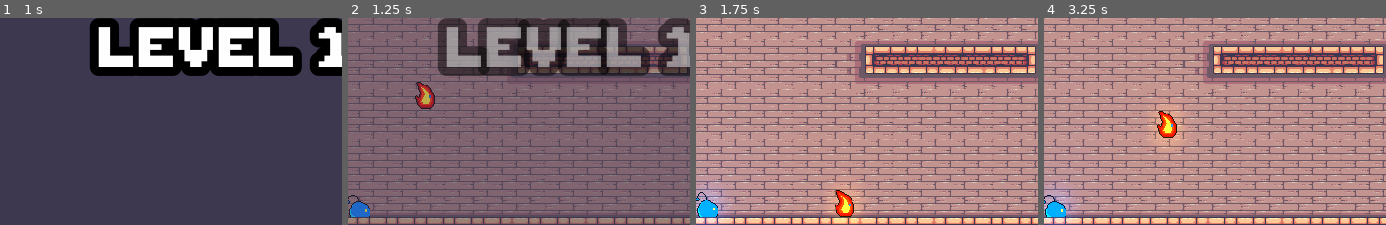
Above: before the commit, frames 1-4 (left to right).
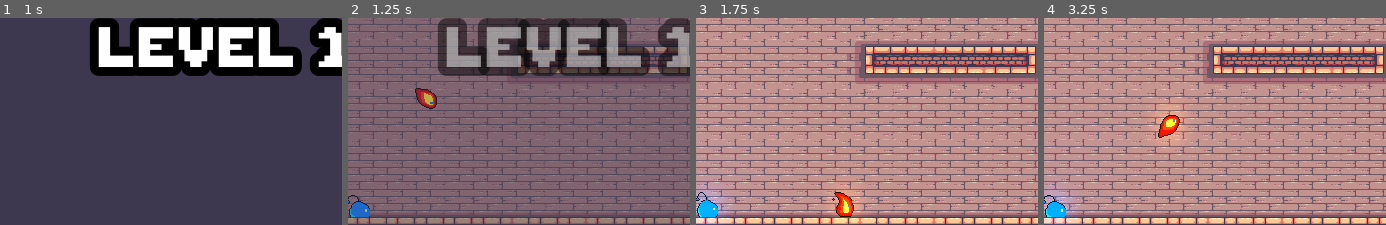
Above: after the commit, the same moments.

Repository: gfmota/brackeys_gamejam2021.1
Game: Godot game, scene res://assets/scenes/Level1.tscn
Two runs of this game, one before a commit and one after it. Both use one fixed random seed, a clock stepped at 60 frames per second and the inputs below. The project has no main scene, so this scene is started directly.
Inputs:
- Up to frame 1 (1 s): hold Right (fire_right) from 0.53 s (still down); tap Up (fire_up) at 0.77 s
- Up to frame 2 (1.25 s): keep holding Right (fire_right)
- Up to frame 3 (1.75 s): keep holding Right (fire_right); tap Up (fire_up) at 1.52 s
- Up to frame 4 (3.25 s): release Right (fire_right) at 2.03 s; hold Left (fire_left) 2.03-2.78 s; hold Right (fire_right) from 2.78 s (still down); tap Up (fire_up) at 3.02 s
The pictures show only the part of the screen within x 17-67%, y 41-91%; the shares and areas given below are measured in that part.

Frame 1 is identical in both runs. In frame 2, 0.5% of the frame differs, in the area x 19-27%, y 30-44%; in frame 3, 0.2%; in frame 4, 0.5%.

Commit message:
Add jumping animation
Signed-off-by: Gabriel Mota <gabrielfmota134@gmail.com>

Diff:
--- a/assets/scenes/HeroFire.tscn
+++ b/assets/scenes/HeroFire.tscn
@@ -1,7 +1,8 @@
-[gd_scene load_steps=12 format=2]
+[gd_scene load_steps=27 format=2]
 
 [ext_resource path="res://assets/sprites/fire_default.png" type="Texture" id=1]
 [ext_resource path="res://assets/scripts/HeroFire.gd" type="Script" id=2]
+[ext_resource path="res://assets/sprites/fire_jump.png" type="Texture" id=3]
 
 [sub_resource type="AtlasTexture" id=1]
 atlas = ExtResource( 1 )
@@ -27,19 +28,85 @@
 atlas = ExtResource( 1 )
 region = Rect2( 160, 0, 32, 32 )
 
-[sub_resource type="SpriteFrames" id=7]
+[sub_resource type="AtlasTexture" id=7]
+atlas = ExtResource( 3 )
+region = Rect2( 0, 0, 32, 32 )
+
+[sub_resource type="AtlasTexture" id=8]
+atlas = ExtResource( 3 )
+region = Rect2( 32, 0, 32, 32 )
+
+[sub_resource type="AtlasTexture" id=9]
+atlas = ExtResource( 3 )
+region = Rect2( 64, 0, 32, 32 )
+
+[sub_resource type="AtlasTexture" id=10]
+atlas = ExtResource( 3 )
+region = Rect2( 96, 0, 32, 32 )
+
+[sub_resource type="AtlasTexture" id=11]
+atlas = ExtResource( 3 )
+region = Rect2( 128, 0, 32, 32 )
+
+[sub_resource type="AtlasTexture" id=12]
+atlas = ExtResource( 3 )
+region = Rect2( 160, 0, 32, 32 )
+
+[sub_resource type="AtlasTexture" id=13]
+atlas = ExtResource( 3 )
+region = Rect2( 192, 0, 32, 32 )
+
+[sub_resource type="AtlasTexture" id=14]
+atlas = ExtResource( 3 )
+region = Rect2( 224, 0, 32, 32 )
+
+[sub_resource type="AtlasTexture" id=15]
+atlas = ExtResource( 3 )
+region = Rect2( 256, 0, 32, 32 )
+
+[sub_resource type="AtlasTexture" id=16]
+atlas = ExtResource( 3 )
+region = Rect2( 288, 0, 32, 32 )
+
+[sub_resource type="AtlasTexture" id=17]
+atlas = ExtResource( 3 )
+region = Rect2( 320, 0, 32, 32 )
+
+[sub_resource type="AtlasTexture" id=18]
+atlas = ExtResource( 3 )
+region = Rect2( 352, 0, 32, 32 )
+
+[sub_resource type="AtlasTexture" id=19]
+atlas = ExtResource( 3 )
+region = Rect2( 384, 0, 32, 32 )
+
+[sub_resource type="AtlasTexture" id=20]
+atlas = ExtResource( 3 )
+region = Rect2( 416, 0, 32, 32 )
+
+[sub_resource type="SpriteFrames" id=21]
 animations = [ {
 "frames": [ SubResource( 1 ), SubResource( 2 ), SubResource( 3 ), SubResource( 4 ), SubResource( 5 ), SubResource( 6 ) ],
 "loop": true,
 "name": "default",
 "speed": 12.0
+}, {
+"frames": [ SubResource( 7 ), SubResource( 8 ), SubResource( 9 ), SubResource( 10 ), SubResource( 11 ), SubResource( 12 ), SubResource( 13 ), SubResource( 14 ), SubResource( 15 ), SubResource( 16 ), SubResource( 17 ), SubResource( 18 ), SubResource( 19 ) ],
+"loop": false,
+"name": "jumping",
+"speed": 52.0
+}, {
+"frames": [ SubResource( 20 ) ],
+"loop": false,
+"name": "falling",
+"speed": 1.0
 } ]
 
-[sub_resource type="CapsuleShape2D" id=8]
+[sub_resource type="CapsuleShape2D" id=22]
 radius = 9.25001
 height = 4.58575
 
-[sub_resource type="Environment" id=9]
+[sub_resource type="Environment" id=23]
 background_mode = 4
 glow_enabled = true
 glow_intensity = 1.0
@@ -54,12 +121,12 @@
 script = ExtResource( 2 )
 
 [node name="Sprite" type="AnimatedSprite" parent="."]
-frames = SubResource( 7 )
+frames = SubResource( 21 )
 centered = false
 
 [node name="Collision" type="CollisionShape2D" parent="."]
 position = Vector2( 15.6428, 20.5679 )
-shape = SubResource( 8 )
+shape = SubResource( 22 )
 
 [node name="WorldEnvironment" type="WorldEnvironment" parent="."]
-environment = SubResource( 9 )
+environment = SubResource( 23 )
--- a/assets/scenes/HeroWater.tscn
+++ b/assets/scenes/HeroWater.tscn
@@ -1,7 +1,8 @@
-[gd_scene load_steps=10 format=2]
+[gd_scene load_steps=19 format=2]
 
 [ext_resource path="res://assets/sprites/water_default.png" type="Texture" id=1]
 [ext_resource path="res://assets/scripts/HeroWater.gd" type="Script" id=2]
+[ext_resource path="res://assets/sprites/water_jump.png" type="Texture" id=3]
 
 [sub_resource type="AtlasTexture" id=1]
 atlas = ExtResource( 1 )
@@ -19,19 +20,66 @@
 atlas = ExtResource( 1 )
 region = Rect2( 96, 0, 32, 32 )
 
-[sub_resource type="SpriteFrames" id=5]
+[sub_resource type="AtlasTexture" id=5]
+atlas = ExtResource( 3 )
+region = Rect2( 128, 0, 32, 32 )
+
+[sub_resource type="AtlasTexture" id=6]
+atlas = ExtResource( 3 )
+region = Rect2( 160, 0, 32, 32 )
+
+[sub_resource type="AtlasTexture" id=7]
+atlas = ExtResource( 3 )
+region = Rect2( 192, 0, 32, 32 )
+
+[sub_resource type="AtlasTexture" id=8]
+atlas = ExtResource( 3 )
+region = Rect2( 224, 0, 32, 32 )
+
+[sub_resource type="AtlasTexture" id=9]
+atlas = ExtResource( 3 )
+region = Rect2( 0, 0, 32, 32 )
+
+[sub_resource type="AtlasTexture" id=10]
+atlas = ExtResource( 3 )
+region = Rect2( 32, 0, 32, 32 )
+
+[sub_resource type="AtlasTexture" id=11]
+atlas = ExtResource( 3 )
+region = Rect2( 64, 0, 32, 32 )
+
+[sub_resource type="AtlasTexture" id=12]
+atlas = ExtResource( 3 )
+region = Rect2( 96, 0, 32, 32 )
+
+[sub_resource type="SpriteFrames" id=13]
 animations = [ {
 "frames": [ SubResource( 1 ), SubResource( 2 ), SubResource( 3 ), SubResource( 4 ) ],
 "loop": true,
 "name": "default",
 "speed": 12.0
+}, {
+"frames": [ SubResource( 5 ), SubResource( 6 ) ],
+"loop": true,
+"name": "in_air",
+"speed": 8.0
+}, {
+"frames": [ SubResource( 7 ), SubResource( 8 ) ],
+"loop": true,
+"name": "falling",
+"speed": 8.0
+}, {
+"frames": [ SubResource( 9 ), SubResource( 10 ), SubResource( 11 ), SubResource( 12 ) ],
+"loop": true,
+"name": "jump",
+"speed": 16.0
 } ]
 
-[sub_resource type="CapsuleShape2D" id=6]
+[sub_resource type="CapsuleShape2D" id=14]
 radius = 8.47361
 height = 4.77697
 
-[sub_resource type="Environment" id=7]
+[sub_resource type="Environment" id=15]
 background_mode = 4
 glow_enabled = true
 glow_strength = 0.95
@@ -45,13 +93,17 @@
 script = ExtResource( 2 )
 
 [node name="Sprite" type="AnimatedSprite" parent="."]
-frames = SubResource( 5 )
+frames = SubResource( 13 )
 centered = false
 
 [node name="Collision" type="CollisionShape2D" parent="."]
 position = Vector2( 15.9951, 23.2911 )
 rotation = 1.5708
-shape = SubResource( 6 )
+shape = SubResource( 14 )
 
 [node name="WorldEnvironment" type="WorldEnvironment" parent="."]
-environment = SubResource( 7 )
+environment = SubResource( 15 )
+
+[node name="Jump_anim" type="Timer" parent="."]
+wait_time = 0.25
+one_shot = true
--- a/assets/scripts/HeroFire.gd
+++ b/assets/scripts/HeroFire.gd
@@ -7,9 +7,6 @@
 var friction : bool
 var motion : Vector2
 onready var sprite : AnimatedSprite = $Sprite
-
-func _ready():
-	sprite.play("default")
 
 func _physics_process(delta):
 	friction = false
@@ -25,11 +22,16 @@
 		friction = true
 	# Jumping
 	if is_on_floor():
+		sprite.play("default")
 		if Input.is_action_just_pressed("fire_up"):
 			motion.y += JUMP_HEIGHT
 		if friction:
 			motion.x = lerp(motion.x, 0, 0.2)
 	else:
+		if motion.y < 0:
+			sprite.play("jumping")
+		if motion.y > 0:
+			sprite.play("falling")
 		if friction:
 			motion.x = lerp(motion.x, 0, 0.2)
 	motion = move_and_slide(motion, Vector2(0, -1))
--- a/assets/scripts/HeroWater.gd
+++ b/assets/scripts/HeroWater.gd
@@ -6,10 +6,11 @@
 const MAX_SPEED : int = 200
 var friction : bool
 var motion : Vector2
+onready var jump_animation_timer : Timer = $Jump_anim
 onready var sprite : AnimatedSprite = $Sprite
 
 func _ready():
-	sprite.play("default")
+	jump_animation_timer.connect("timeout", self, "jump_animation_ended")
 
 func _physics_process(delta):
 	friction = false
@@ -25,11 +26,20 @@
 		friction = true
 	# Jumping
 	if is_on_floor():
+		sprite.play("default")
 		if Input.is_action_just_pressed("water_up"):
 			motion.y += JUMP_HEIGHT
+			sprite.play("jump")
+			jump_animation_timer.start()
 		if friction:
 			motion.x = lerp(motion.x, 0, 0.2)
 	else:
+		if motion.y > 0:
+			sprite.play("falling")
 		if friction:
 			motion.x = lerp(motion.x, 0, 0.2)
 	motion = move_and_slide(motion, Vector2(0, -1))
+
+
+func jump_animation_ended():
+	sprite.play("in_air")
Binary file added: assets/sprites/fire_jump.png
Not shown, added: assets/sprites/fire_jump.png.import
Binary file added: assets/sprites/water_jump.png
Not shown, added: assets/sprites/water_jump.png.import
